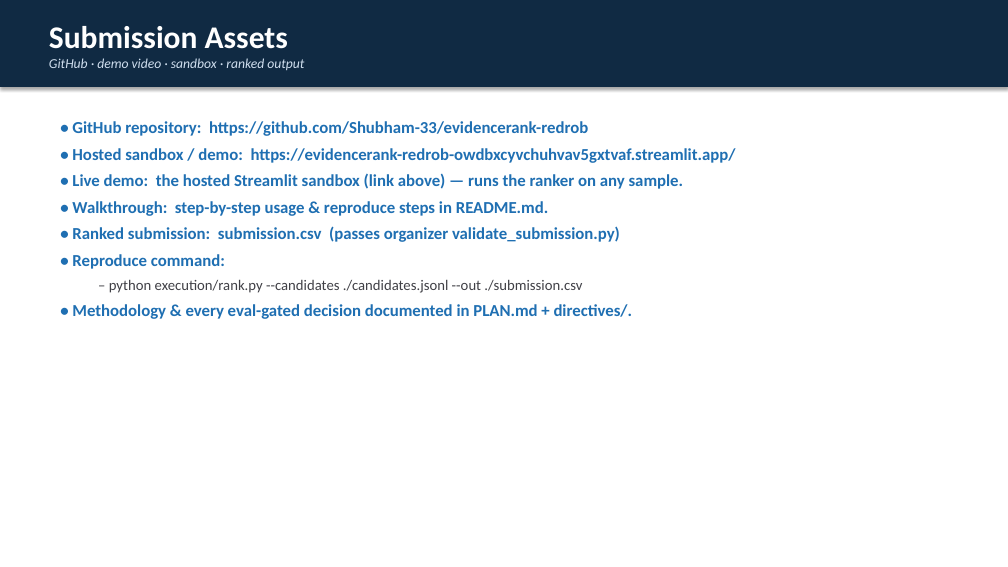
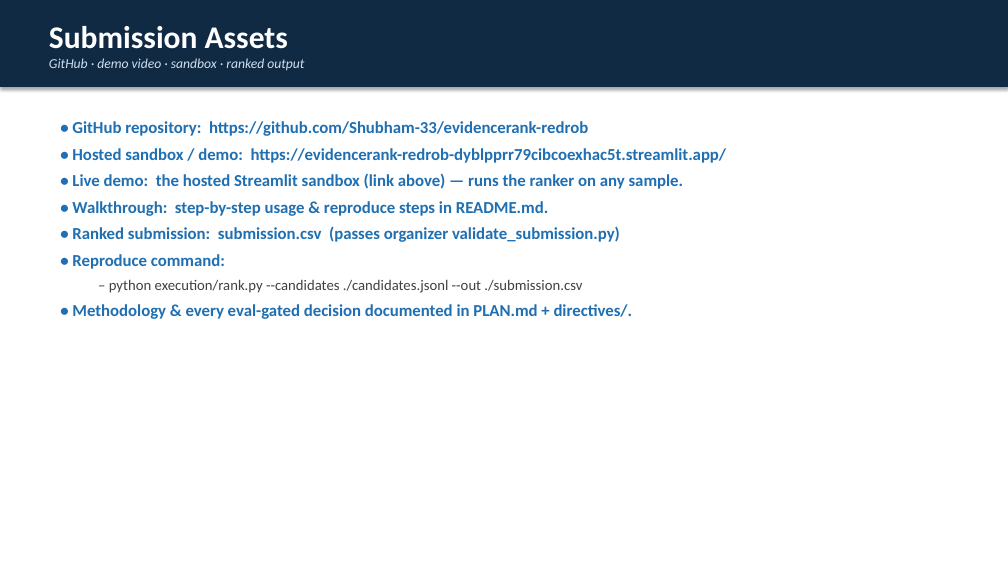
Before and after one commit to Shubham-33/evidencerank-redrob, a slide deck: slide 10 of Idea Submission - EvidenceRank.pptx. Drawn at 1008x567 pixels with LibreOffice and Linux fonts; fonts in the diff are those of the drawing. Boxes give left, top, right and bottom in pixels: in the first picture for what was removed or moved away, otherwise in the second. Text is boxed around its words. In the diff, an @@ line names an element or a change of style, - is before the commit and + after.

```diff
--- a/Idea Submission - EvidenceRank.pptx
+++ b/Idea Submission - EvidenceRank.pptx
@@ text at (x1=72, y1=148, x2=727, y2=163): text changed @@
-• Hosted sandbox / demo: https://evidencerank-redrob-owdbxcyvchuhvav5gxtvaf.streamlit.app/
+• Hosted sandbox / demo: https://evidencerank-redrob-dyblpprr79cibcoexhac5t.streamlit.app/
```
Also in this commit, not shown: 1 other file.
